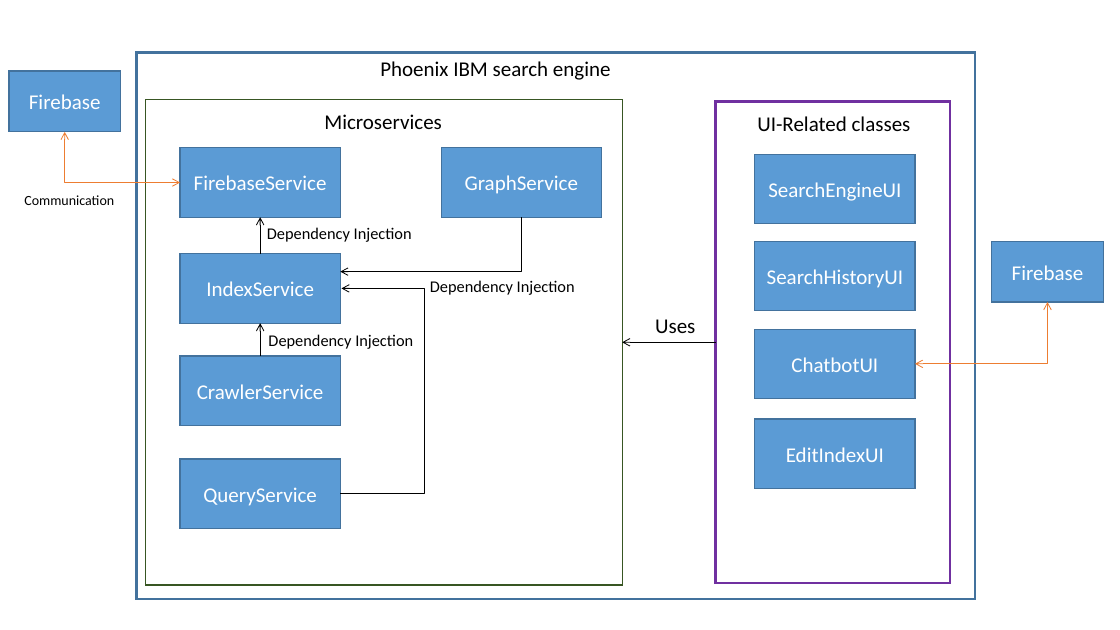
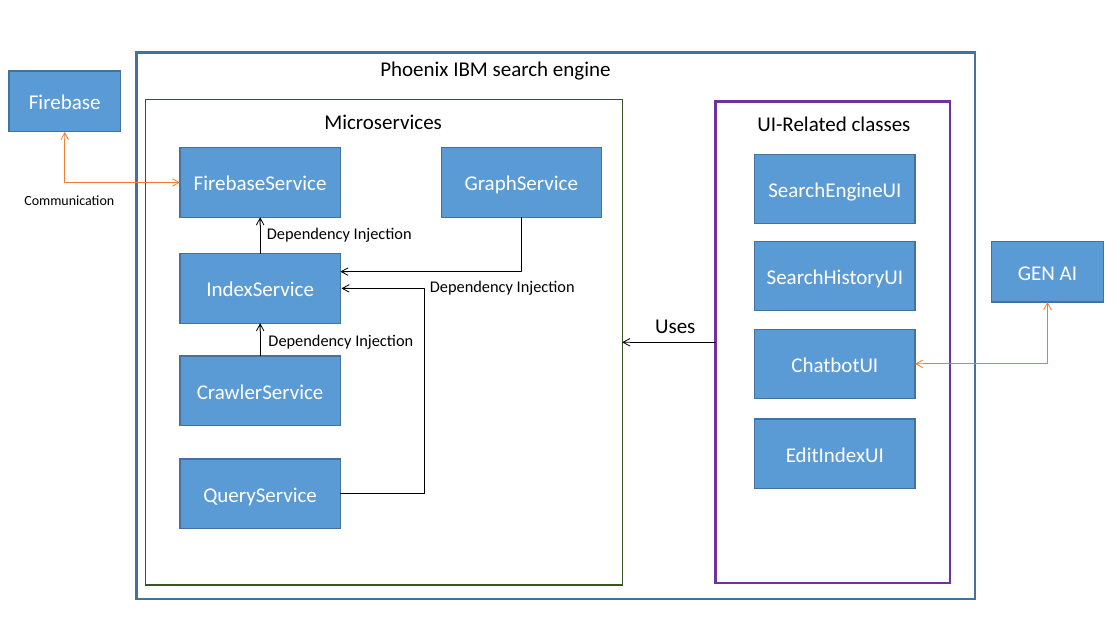
Before and after one commit to ShlomiFridman/PhoenixProject2025, a slide deck: slide 1 of Homework/HW3_Phoenix/arch-diagram.pptx. Drawn at 1120x630 pixels with LibreOffice and Linux fonts; fonts in the diff are those of the drawing. Boxes give left, top, right and bottom in pixels: in the first picture for what was removed or moved away, otherwise in the second. Text is boxed around its words. In the diff, an @@ line names an element or a change of style, - is before the commit and + after.

```diff
--- a/Homework/HW3_Phoenix/arch-diagram.pptx
+++ b/Homework/HW3_Phoenix/arch-diagram.pptx
@@ text in rectangle at [1018,266,1077,280]: text changed @@
-Firebase
+GEN AI
```
Also in this commit, not shown: 1 other file.
